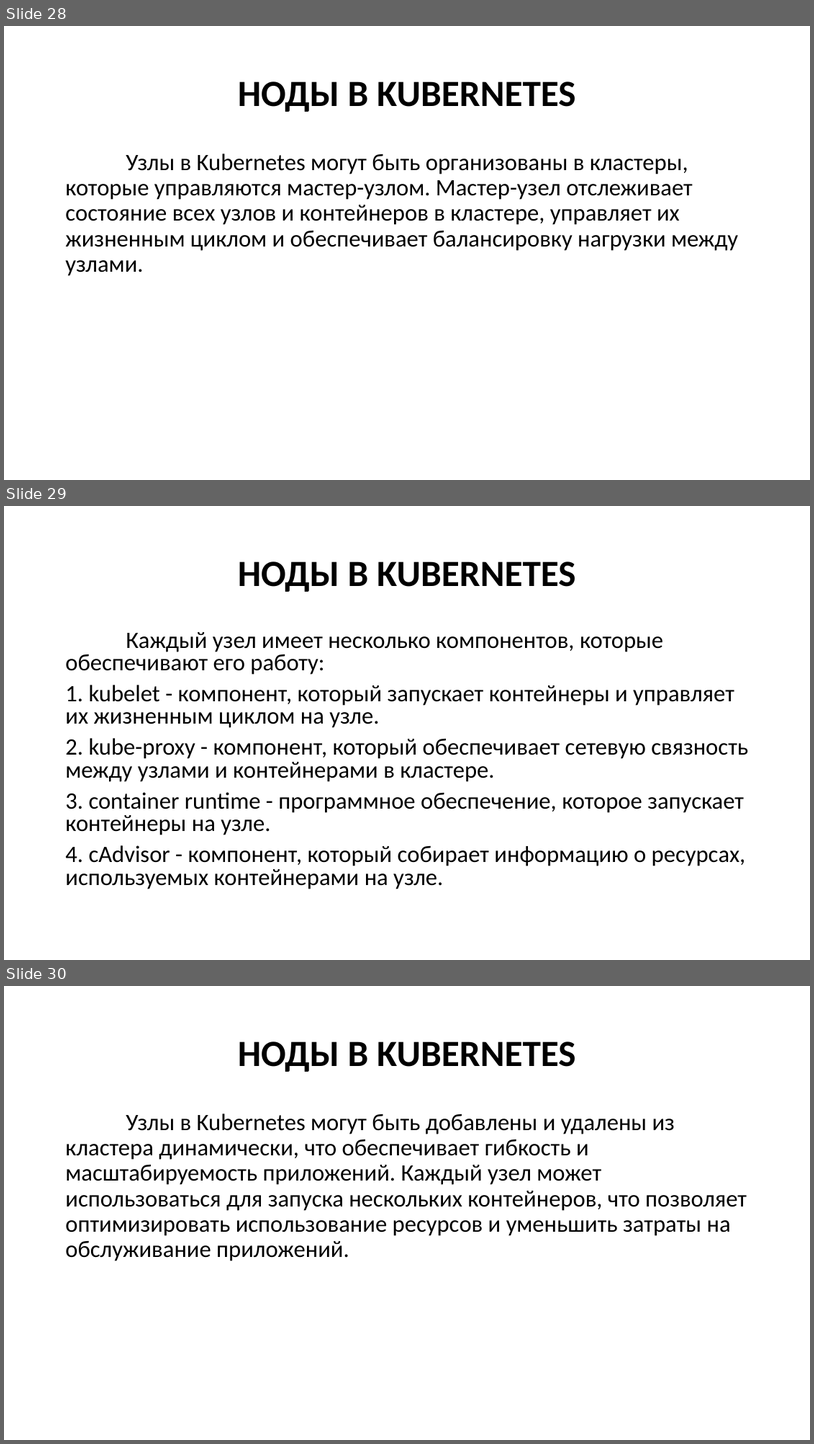
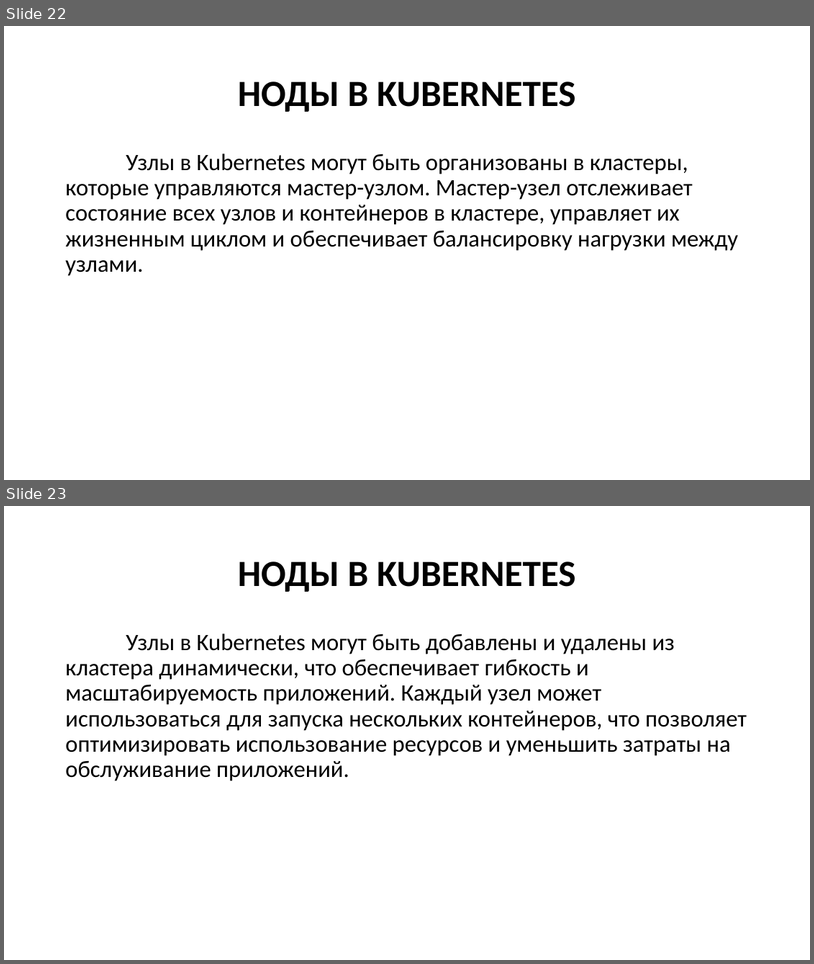
Before and after one commit to Kollekcioner47/k8s, a slide deck: k8s.pptx. Shown one above the other, each under a label of ours: slides 28, 29 and 30 before the commit, slides 22 and 23 after it. The pictures are 814x1444 and 814x964 pixels, drawn with LibreOffice and Linux fonts; fonts in the diff are those of the drawing. Boxes give left, top, right and bottom in pixels: in the first picture for what was removed or moved away, otherwise in the second. Text is boxed around its words. In the diff, an @@ line names an element or a change of style, - is before the commit and + after.

```diff
--- a/k8s.pptx
+++ b/k8s.pptx
@@ slide 29 removed at bbox=[4, 506, 810, 960], background #FFFFFF @@
@@ title removed at bbox=[238, 561, 576, 592] @@
-НОДЫ В KUBERNETES
@@ text removed at bbox=[65, 632, 748, 889] @@
-Каждый узел имеет несколько компонентов, которые обеспечивают его работу:
-1. kubelet - компонент, который запускает контейнеры и управляет их жизненным циклом на узле.
-2. kube-proxy - компонент, который обеспечивает сетевую связность между узлами и контейнерами в кластере.
-3. container runtime - программное обеспечение, которое запускает контейнеры на узле.
-4. cAdvisor - компонент, который собирает информацию о ресурсах, используемых контейнерами на узле.
@@ what was slide 28 is now slide 22 @@
@@ what was slide 30 is now slide 23 @@
```
Also in this commit, not shown: 8 slides changed, 23 slides added, 11 other slides removed.
